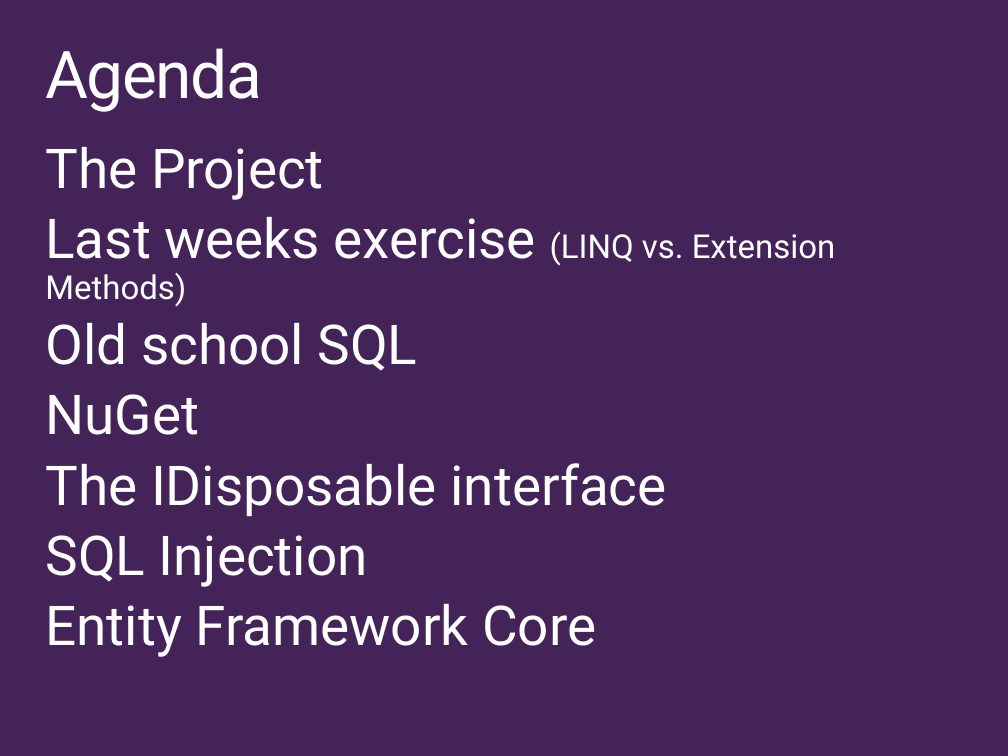
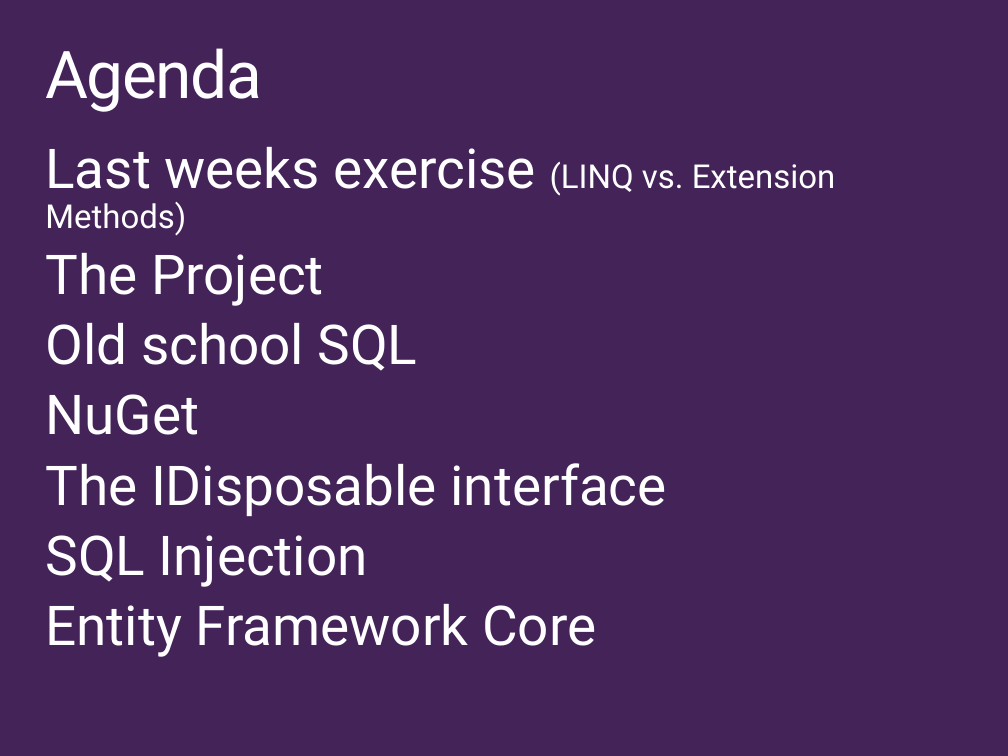
Before and after one commit to ondfisk/BDSA2018, a slide deck: slide 2 of Slides/Lecture04 - Data Access and Entity Framework Core.pptx. Drawn at 1008x756 pixels with LibreOffice and Linux fonts; fonts in the diff are those of the drawing. Boxes give left, top, right and bottom in pixels: in the first picture for what was removed or moved away, otherwise in the second. Text is boxed around its words. In the diff, an @@ line names an element or a change of style, - is before the commit and + after.

Commit message:
Lecture 04 complete

```diff
--- a/Slides/Lecture04 - Data Access and Entity Framework Core.pptx
+++ b/Slides/Lecture04 - Data Access and Entity Framework Core.pptx
@@ text at [45,147,835,236]: paragraph added @@
+Last weeks exercise (LINQ vs. Extension Methods)
@@ text at [45,217,835,307]: paragraph removed @@
-Last weeks exercise (LINQ vs. Extension Methods)
```
Also in this commit, not shown: 1 slide added, 12 other files.
